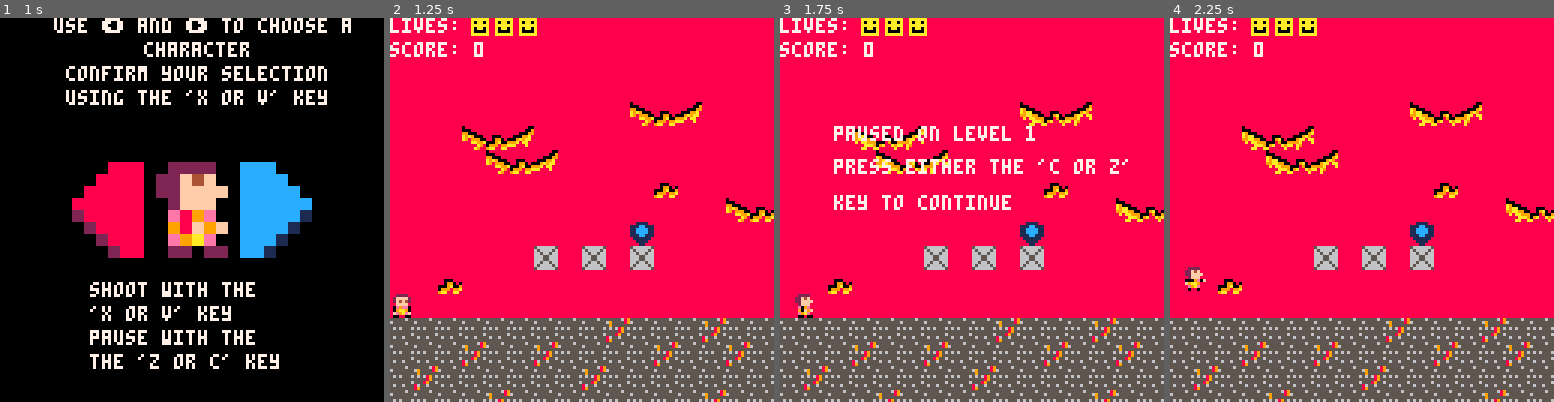
Above: before the commit, frames 1-4 (left to right).
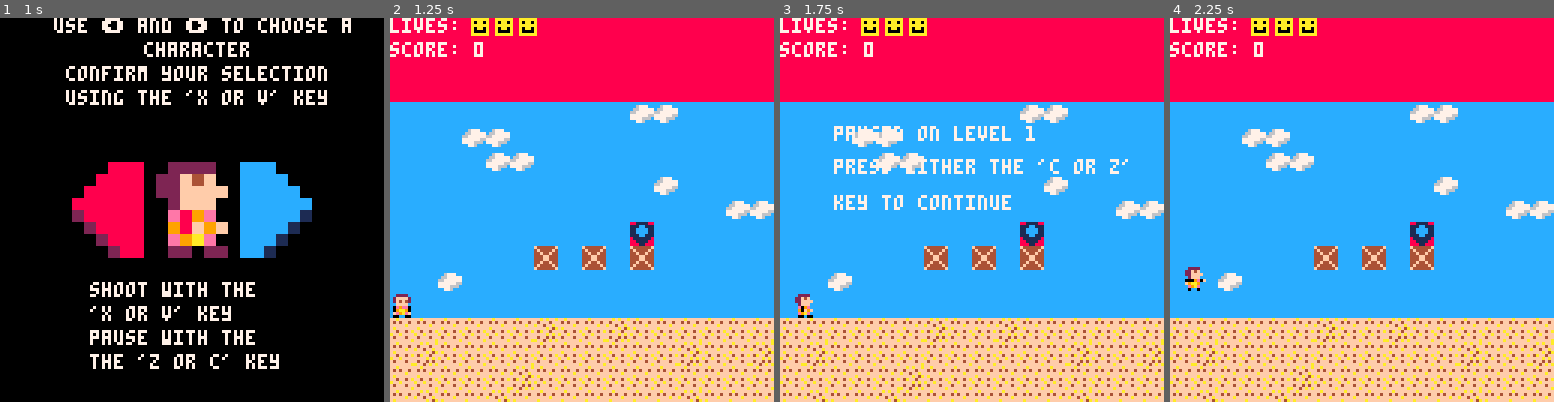
Above: after the commit, the same moments.

Repository: Chriswarkidd/Fall2018_GameDesign
Game: PICO-8 cartridge final.p8
Two runs of this game, one before a commit and one after it. Both use one fixed random seed, a clock stepped at 60 frames per second and the inputs below.
Inputs:
- Up to frame 1 (1 s): tap X (X key) at 0.33 s; tap O (Z key) at 0.7 s
- Up to frame 2 (1.25 s): tap X (X key) at 1.07 s
- Up to frame 3 (1.75 s): hold Right from 1.6 s (still down); tap O (Z key) at 1.7 s
- Up to frame 4 (2.25 s): tap X (X key) at 1.85 s; release Right at 2.1 s; tap O (Z key) at 2.1 s; hold Up from 2.15 s (still down)

Frame 1 is identical in both runs. In frame 2, 77% of the frame differs, in the area x 0-100%, y 21-100%; in frame 3, 75%; in frame 4, 78%.

Commit message:
Update final.p8

Diff:
--- a/final.p8
+++ b/final.p8
@@ -1095,36 +1095,36 @@
 
 
 __gff__
-0000000000000000000000000000000080000000000000000000000000000000000054506044000000000000000000000000000000000000000000000000000000010101000909090000000200000000000000000000000000000000000000000000000000000000000000000000000000000000000000000000000000000000
+0000000000000000000000000000000080000000000000000000000000000000000054506044000000000000000000000000000000000000000000000000000000010101000909090000000200000000000000000101000000000000000000000000000001010000000000000000000000000000010100000000000000000000
 0000000000000000000000000000000000000000000000000000000000000000000000000000000000000000000000000000000000000000000000000000000000000000000000000000000000000000000000000000000000000000000000000000000000000000000000000000000000000000000000000000000000000000
 __map__
-4040404040404040404040404040404040404040404040404040404040404040404040404040404040404040404040404040404040404040404040404040404040404040404040404040404040404040404040404040404040404040404040404040404040404040404040404040404040404040404040404040404040404040
-40404040404040404040484a4040404040404040404040404049404040484a4040404040404040404040404040404040404040494040404040484a40404040404040404040404040404040404040404040404040404040484a404040404040404040404040404040404040404040404025404040404940404040404040404040
-404040484a40404040404040404040404040404040404040404040404040404040404040404040404040484a4040404040404040404040404040404040404040404040484a404040404040404040404040404040404040404040404049404040404040404049404040404040404040404040404040404040404040404040484a
-40404040484a40404040404040404040404040404040404040404040404040404040404040404040404040404040404040404040404040404040404040404040404040404040404040404040404040404040404040404040404040404040404040484a404040404040404041414140414141404040404040484a404040404040
-40404040404040404040404940404040404040404040484a404040404040404040484a4040404040404040404040404040484a4040404040404040404040404040404040404040404040404040404040484a40404040404040404040404040404040404040404040404040404040404040404040404040404040404040404040
-4040404040404040404040404040484a404040404040404040404040494040404040404040404940404040404040404040404040404040404040404040404040404040404040404040404040404040404040404040404040404040404040404040404040404040404141414040404040484a4040404040404040404040404040
-4040404040404040404022404040404040404040404040404040404040404040404040401040404040404040404040104010401040404040404040484a40404040494040404040404040401040404040404940404040404040404040404040401040404040104040404040404040404040404040404040404040404040404545
-4040404040404140414041404040404041404040494040404040404040404140404040224140404040404040404040414041404140404040404040404040404040404040404010404040404141412440404040404040404040404040414041404140404040414141404040404040404040404040404040414040494040404545
-4040494040404040404040404040404040404040404040404040404040414140404040404040404040404040404040404040404040404040404040404040404040404041404041404040404040404040404040404040404040404040404040404040404040404040404040404040404040404040404041414040404040404546
-4040404040404040404040404040404040404010404040404040404041414140404040404040444040404040404440404040234040444440404010404040404040404141404041414040404040404040444040404040404040404440404040404040404410404040404040404044404040404040404141414040404040104747
-4242424242424242424342424243424242424242424342404042424243424242424243424242424342404042424342424242424242434242424242404042434242424242434242424242424342424242434242424040434242424243424242424243424242434242424243424242434242424040424342424243424242424242
-4242424342424342424242434242434243424243424242404043424242424342424242424243424242404043424242424342424243424243424342404042424242434242424243424242424242434242424342424040424243424242424243424342424242424243424242424242434242434040424242434242424242434242
-4243424242424242434242424242424242424242424342444442424342424242434242434342424242444442424342424242424242424342434242444442424342424242424242424243424242424342424243424444424242424242434242424242424342424242424243424242424242424444424242424242434242424242
-4242424243424242424242424243424242424342424242444442424242434242424242424242424342444442424242424342424342424242424243444442434242424243424242424242424243424242424242424444424242434242424242434242424242424342424242424243424242424444424342424342424242424243
-4040404040404040404040404040404040404040404040404040404040404040404040404040404040404040404040404040404040404040404040404040404040404040404040404040404040404040404040404040404040404040404040404040404040404040404040404040404040404040404040404040404040404040
-4040404040404040404040404040404040404040404040404040404040404040404040404040404040404040404040404040404040404040404040404040404040404040404040404048404040404040404040404040404040404040404040404040404040404040404040404040404040404040404040404040404048404040
-4040404040404040404040404040404040484040404040404040404040404040484040404040404040404040404040404040404040404040404840404040404040404040404040404040404040404040404040404040404040404040404040404040484040404040404040484040404040404040404040404040404040404040
-4040404040404040404040404040404040404040404040404040404040404040404040404040404040404040404040404040404040404040404040404040404040404040404040404040404040404040404040404040484040404040404040404040404040404040404040404040404040404840404040404040404040404040
-4040404840404040404040404140404040404040404040404048404040404040404040404040404041404040404040404040404040404040404040404040404040404040404040404040404040404040404140404040404040404040404040404040404040404040404040404040402540404040404040404040404040404040
-4040404040404040234040404040404040404022404040404040404040404040404040404040414040404040404040404048404040404040404040404040404040404040404040404040404040404040404040404040404040404040404040404040404040404040404040404040404040404040404040404040404040404545
-4040414040404040414040404040404040404040404040404040404040414040404040404140404040404040402440404040404040404040404040414040404040414040414040414022404040404041404040404040404040404040404040404140404140404040404040404040404140404040404040404140404040404545
-4040404040404040404040404040404040404041404040404040404040404040404040404040404040404040404040404040404040404040404040404040404040404040404040404040404040404040404040404040404040404040404040404040404040404040404040404040404040404040404040414140404040404546
-4040404041404010404023404040404044404041404044401040404040404040404440401040404044444444404040404040404040404040444040404040444040404040401040404040404044404010404044404040404010404040404040401040404040404440404010404040404040404040404041414140404040404747
-4242424242424242424242424040424242424242424242424242424040424242424242424243424242424242424242424242404042424243424242424242424242424242434242424242424242424242424242424242424242424240404242424242424242424242424242424242424242424040424342424242424242424242
-4242424242424343424342424040424242424343424243424243424040424342424242434242424242434243424243424242404042424242424242434242424342424242424242424242424342424242424242424342424243424240404243424243424242424243424242424242434243424040424342424342424243424243
-4242424342424242424243424444424243424243424242424342424444424243424342424242424342424242434242424342444442424242424342424242424242434242424342434242424242434242424342424243424242424244444242424242424243424242424242424342424242424444424242424243424242424342
-4342424242424242424242424444424242424242424242424242424444424242424242424242424242424242424242424242444442424242424242424242424242424242424242424242424242424242424242424242424242424244444242424242424242424242434242424242424242424444424242424242424242424242
+5353535353535353535353535353535353535353535353535353535353535353535353535353535353535353535353535353535353535353535353535353535353535353535353535353535353535353535353535353535353535353535353535353535353535353535353535353535353535353535353535353535353535353
+5353535353535353535356565353535353535353535353535356535353565656535353535353535353535353535353535353535653535353535656535353535353535353535353535353535353535353535353535353535656535353535353535353535353535353535353535353535325535353535653535353535353535353
+5353535656535353535353535353535353535353535353535353535353535353535353535353535353535656535353535353535353535353535353535353535353535356565353535353535353535353535353535353535353535353565353535353535353565353535353535353535353535353535353535353535353535656
+5353535356565353535353535353535353535353535353535353535353535353535353535353535353535353535353535353535353535353535353535353535353535353535353535353535353535353535353535353535353535353535353535356565353535353535353656565536565655353535353535656535353535353
+5353535353535353535353565353535353535353535356565353535353535353535656535353535353535353535353535356565353535353535353535353535353535353535353535353535353535353565653535353535353535353535353535353535353535353535353535353535353535353535353535353535353535353
+5353535353535353535353535353565653535353535353535353535356535353535353535353565353535353535353535353535353535353535353535353535353535353535353535353535353535353535353535353535353535353535353535353535353535353656565535353535356565353535353535353535353535353
+5353535353535353535322535353535353535353535353535353535353535353535353531053535353535353535353105310531053535353535353565653535353565353535353535353531053535353535653535353535353535353535353531053535353105353535353535353535353535353535353535353535353534545
+5353535353536553655365535353535365535353565353535353535353536553535353226553535353535353535353655365536553535353535353535353535353535353535310535353536565652453535353535353535353535353655365536553535353656565535353535353535353535353535353655353565353534545
+5353565353535353535353535353535353535353535353535353535353656553535353535353535353535353535353535353535353535353535353535353535353535365535365535353535353535353535353535353535353535353535353535353535353535353535353535353535353535353535365655353535353534546
+5353535353535353535353535353535353535310535353535353535365656553535353535353535353535353535353535353235353535353535310535353535353536565535365655353535353535353535353535353535353535353535353535353535310535353535353535353535353535353536565655353535353104747
+5454545454545554545554545454545454545454545454535354545454555454545454545454545454535354545454545454555454545454545454535354545454545454555454545454545455545554545455545353545455545454545454555454545454555454545454555454545454545353545454545554545454555454
+5455545454545454545454545554545554545554545554575754555454545454545454555454555454575754555454555454545454545554555455575755545454555454545455545454555454545454555454545757545454545454555454545454545554545454545554545454545555545757555455545455545455545454
+5454545454555454545454545454545454555454545454676754545554545455545454545454545554676754545454545455545455545454545454676754545554545454555454545554545454545554545455546767545554545554545454555455545455545455545454545554545455546767545554545454555454545554
+5455545455545454545454545554545454545455545454676754545454545454545455545455545454676754545554545454545454545455545454676754545454545454545454545454545455545454545454546767545454545454545454545454545454545454545454555454545454546767545454555454545454545455
+7676767676767676767676767676767676767676767676767676767676767676767676767676767676767676767676767676767676767676767676767676767676767676767676767676767676767676767676767676767676767676767676767676767676767676767676767676767676767676767676767676767676767676
+7676767676767676767676767676767676767676767676767676767676767676767676767676767676767676767676767676767676767676767676767676767676767676767676767676767676767676767676767676767676767676767676767676767676767676767676767676767676767676767676767676767676767676
+7676767676767676767676767676767676767676767676767676767676767676767676767676767676767676767676767676767676767676767676767676767676767676767676767676767676767676767676767676767676767676767676767676767676767676767676767676767676767676767676767676767676767676
+7676767676767676767676767676767676767676767676767676767676767676767676767676767676767676767676767676767676767676767676767676767676767676767676767676767676767676767676767676767676767676767676767676767676767676767676767676767676767676767676767676767676767676
+7676767676767676767676764176767676767676767676767676767676767676767676767676767641767676767676767676767676767676767676767676767676767676767676767676767676767676764176767676767676767676767676767676767676767676767676767676762576767676767676767676767676767676
+7676767676767676237676767676767676767622767676767676767676767676767676767676417676767676767676767676767676767676767676767676767676767676767676767676767676767676767676767676767676767676767676767676767676767676767676767676767676767676767676767676767676764545
+7676417676767676417676767676767676767676767676767676767676417676767676764176767676767676762476767676767676767676767676417676767676417676417676417622767676767641767676767676767676767676767676764176764176767676767676767676764176767676767676764176767676764545
+7676767676767676767676767676767676767641767676767676767676767676767676767676767676767676767676767676767676767676417676767676767676767676767676767676767676767676767676767676767676767676767676767676767676767641767676767676767676767676767676414176767676764546
+7676767641767610767623767676767676767641767676761076767676767676767676761076767676767676767676767676767676767676414176767676107676767676761076767676767676767610767676767676767610767676767676761076767676764141767610767676767676767676767641414176767676764747
+7474757475747474747474757676747474747474747474757474747676747475747474747574747474747574757474747474767674747475747474747474747474757474747474747474747574747474757474747474747474747476767475747475747474757474747474747474747475747676747475747474747474757474
+7475747474757475747574747676747574747574747574747474757676747474747475747474747475747474747474757474767674757474747574747474757474747474757474747475747574747574747475747475747474747576767474747474747474747475747475747474757474747676757474747574747574747474
+7474757475747474757474744444747474747474757474747574744444747574747474747474757474747475747574747474444474747474747474747574747574747474747474757474747474757474757474747474747574757444447474757475747574757474747474747474747475744444747475747474757474757474
+7574747474747574747474754444747475747474747474757474744444747574747574747574747474757474747474747475444474747475747574747474747474757475747474747474747574747474747474747574747474747444447474747474747475747474747574747574747474744444757474747474747474747475
 4040404040404040404040404040404040404040404040404040404040404040404040404040404040404040404040404040404040404040404040404040404040404040404040404040404040404040404040404040404040404040404040404040404040404040404040404040404040404040404040404040404040404040
 4040404040404040404040404040404040404040404040404040404040404040404040404040404040404040404040404040404040404040404040404040404040404040404040404040404040404040404040404040404040404040404040404040404040404040404040404040404040404040404040404840404040404040
 4040404040404040484040404040404040404040404040404040404048404040404040404040404840404040404040404040404040234040404040404048404040404040404040404040404040404040404040404040404040404040404040404040404040404040404040404040404040404040404040404040404040404040
Not shown, changed: 24 lines of the sprite sheet (__gfx__) section of final.p8
